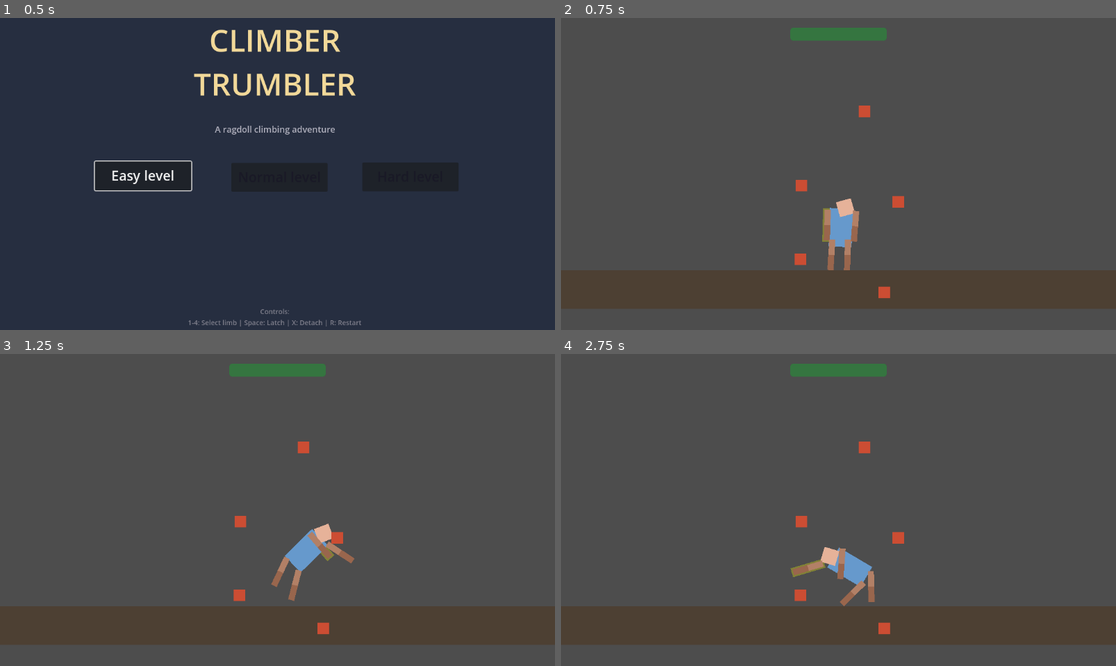
Above: before the commit, frames 1-4 (two rows, left to right).
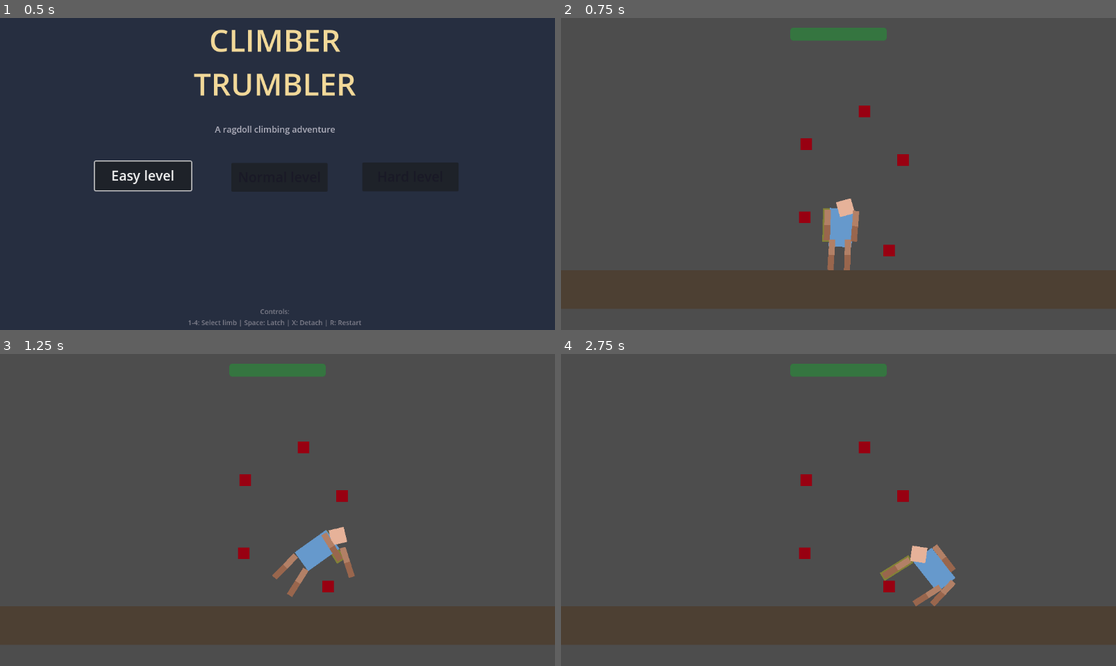
Above: after the commit, the same moments.

Repository: ZagorcicA/climber-trumbler
Game: Godot game, scene res://scenes/ui/StartScreen.tscn
The game is run twice, just before and just after one commit, with the same random seed, the same clock (stepped at 60 frames per second) and the same inputs.
Inputs (mouse positions are in pixels of both pictures, inside the frame that each line leads up to):
- Up to frame 1 (0.5 s): no input
- Up to frame 2 (0.75 s): click "Hard level" at 0.5 s
- Up to frame 3 (1.25 s): no input
- Up to frame 4 (2.75 s): move the mouse to (960, 494) at 1.27 s; tap X (detach_limb) at 1.35 s; move the mouse to (727, 525) at 2.02 s; tap Space (latch_limb) at 2.1 s

Frame 1 is identical in both runs. In frame 2, 0.7% of the frame differs, in the area x 42-63%, y 28-90%; in frame 3, 1.7%; in frame 4, 2.9%, in the area x 41-72%, y 28-90%.

Commit message:
Dodao 3 levela, tri nova gumba, i stamina funkcija, ove fajlove kasnije ce mo moc stavit u jedan, nek zasad bude ovak, nisam jos upoznat sa gdscript pre dobro

Diff:
--- /dev/null
+++ b/scenes/environment/KurciZaDrzanje/HoldEasy.tscn
@@ -0,0 +1,39 @@
+[gd_scene load_steps=4 format=3 uid="uid://uyg2ih5whll2"]
+
+[ext_resource type="Script" uid="uid://boqxnqbffcj1e" path="res://scripts/environment/hold.gd" id="1_hold"]
+
+[sub_resource type="CircleShape2D" id="CircleShape2D_hold"]
+radius = 20.0
+
+[sub_resource type="RectangleShape2D" id="RectangleShape2D_fmkst"]
+size = Vector2(30, 30)
+
+[node name="Hold" type="StaticBody2D" groups=["holds"]]
+collision_layer = 4
+collision_mask = 0
+script = ExtResource("1_hold")
+
+[node name="HoldVisual" type="ColorRect" parent="."]
+offset_left = -15.0
+offset_top = -15.0
+offset_right = 15.0
+offset_bottom = 15.0
+color = Color(0.259113, 0.769583, 0.269687, 1)
+
+[node name="DetectionArea" type="Area2D" parent="." groups=["holds"]]
+collision_layer = 4
+
+[node name="DetectionShape" type="CollisionShape2D" parent="DetectionArea"]
+shape = SubResource("CircleShape2D_hold")
+
+[node name="AttachedIndicator" type="ColorRect" parent="."]
+visible = false
+z_index = -1
+offset_left = -18.0
+offset_top = -18.0
+offset_right = 18.0
+offset_bottom = 18.0
+color = Color(0.2, 1, 0.3, 0.5)
+
+[node name="CollisionShape2D" type="CollisionShape2D" parent="."]
+shape = SubResource("RectangleShape2D_fmkst")
--- a/scenes/environment/Hold.tscn
+++ b/scenes/environment/KurciZaDrzanje/HoldHard.tscn
@@ -12,13 +12,14 @@
 collision_layer = 4
 collision_mask = 0
 script = ExtResource("1_hold")
+hold_difficulty = 2
 
 [node name="HoldVisual" type="ColorRect" parent="."]
 offset_left = -15.0
 offset_top = -15.0
 offset_right = 15.0
 offset_bottom = 15.0
-color = Color(0.8, 0.3, 0.2, 1)
+color = Color(0.597306, 0, 0.0655421, 1)
 
 [node name="DetectionArea" type="Area2D" parent="." groups=["holds"]]
 collision_layer = 4
--- /dev/null
+++ b/scenes/environment/KurciZaDrzanje/HoldMedium.tscn
@@ -0,0 +1,40 @@
+[gd_scene load_steps=4 format=3 uid="uid://cgupp6u3cstlv"]
+
+[ext_resource type="Script" uid="uid://boqxnqbffcj1e" path="res://scripts/environment/hold.gd" id="1_hold"]
+
+[sub_resource type="CircleShape2D" id="CircleShape2D_hold"]
+radius = 20.0
+
+[sub_resource type="RectangleShape2D" id="RectangleShape2D_fmkst"]
+size = Vector2(30, 30)
+
+[node name="Hold" type="StaticBody2D" groups=["holds"]]
+collision_layer = 4
+collision_mask = 0
+script = ExtResource("1_hold")
+hold_difficulty = 1
+
+[node name="HoldVisual" type="ColorRect" parent="."]
+offset_left = -15.0
+offset_top = -15.0
+offset_right = 15.0
+offset_bottom = 15.0
+color = Color(0.284795, 0.297749, 0.878261, 1)
+
+[node name="DetectionArea" type="Area2D" parent="." groups=["holds"]]
+collision_layer = 4
+
+[node name="DetectionShape" type="CollisionShape2D" parent="DetectionArea"]
+shape = SubResource("CircleShape2D_hold")
+
+[node name="AttachedIndicator" type="ColorRect" parent="."]
+visible = false
+z_index = -1
+offset_left = -18.0
+offset_top = -18.0
+offset_right = 18.0
+offset_bottom = 18.0
+color = Color(0.2, 1, 0.3, 0.5)
+
+[node name="CollisionShape2D" type="CollisionShape2D" parent="."]
+shape = SubResource("RectangleShape2D_fmkst")
--- a/scenes/environment/Levels/LevelEasy.tscn
+++ b/scenes/environment/Levels/LevelEasy.tscn
@@ -2,13 +2,13 @@
 
 [ext_resource type="PackedScene" uid="uid://b7y65ousjcsar" path="res://scenes/player/Player.tscn" id="1_player"]
 [ext_resource type="Script" uid="uid://dqaadjvcwu8tv" path="res://scripts/environment/level.gd" id="2_level"]
-[ext_resource type="PackedScene" uid="uid://bmc80vnhuqqrt" path="res://scenes/environment/Hold.tscn" id="3_x4u4f"]
+[ext_resource type="PackedScene" uid="uid://uyg2ih5whll2" path="res://scenes/environment/KurciZaDrzanje/HoldEasy.tscn" id="3_x4u4f"]
 [ext_resource type="PackedScene" uid="uid://bvx8k5n4p2qrs" path="res://scenes/ui/StaminaBar.tscn" id="4_stamina"]
 
 [sub_resource type="RectangleShape2D" id="RectangleShape2D_floor"]
 size = Vector2(2000, 100)
 
-[node name="Level1" type="Node2D"]
+[node name="LevelEasy" type="Node2D"]
 script = ExtResource("2_level")
 
 [node name="Floor" type="StaticBody2D" parent="."]
@@ -37,16 +37,16 @@
 [node name="StaminaBar" parent="UI" instance=ExtResource("4_stamina")]
 
 [node name="Hold1" parent="." instance=ExtResource("3_x4u4f")]
-position = Vector2(695, 607)
+position = Vector2(666, 473)
 
 [node name="Hold2" parent="." instance=ExtResource("3_x4u4f")]
 position = Vector2(477, 521)
 
 [node name="Hold3" parent="." instance=ExtResource("3_x4u4f")]
-position = Vector2(731, 372)
+position = Vector2(630, 308)
 
 [node name="Hold4" parent="." instance=ExtResource("3_x4u4f")]
-position = Vector2(480, 330)
+position = Vector2(386, 256)
 
 [node name="Hold5" parent="." instance=ExtResource("3_x4u4f")]
-position = Vector2(644, 138)
+position = Vector2(535, 101)
--- a/scenes/environment/Levels/LevelHard.tscn
+++ b/scenes/environment/Levels/LevelHard.tscn
@@ -2,13 +2,13 @@
 
 [ext_resource type="PackedScene" uid="uid://b7y65ousjcsar" path="res://scenes/player/Player.tscn" id="1_player"]
 [ext_resource type="Script" uid="uid://dqaadjvcwu8tv" path="res://scripts/environment/level.gd" id="2_level"]
-[ext_resource type="PackedScene" uid="uid://bmc80vnhuqqrt" path="res://scenes/environment/Hold.tscn" id="3_x4u4f"]
+[ext_resource type="PackedScene" uid="uid://bcqjida3vem8i" path="res://scenes/environment/KurciZaDrzanje/HoldHard.tscn" id="3_x4u4f"]
 [ext_resource type="PackedScene" uid="uid://bvx8k5n4p2qrs" path="res://scenes/ui/StaminaBar.tscn" id="4_stamina"]
 
 [sub_resource type="RectangleShape2D" id="RectangleShape2D_floor"]
 size = Vector2(2000, 100)
 
-[node name="Level1" type="Node2D"]
+[node name="LevelHard" type="Node2D"]
 script = ExtResource("2_level")
 
 [node name="Floor" type="StaticBody2D" parent="."]
@@ -37,16 +37,16 @@
 [node name="StaminaBar" parent="UI" instance=ExtResource("4_stamina")]
 
 [node name="Hold1" parent="." instance=ExtResource("3_x4u4f")]
-position = Vector2(695, 607)
+position = Vector2(707, 499)
 
 [node name="Hold2" parent="." instance=ExtResource("3_x4u4f")]
-position = Vector2(477, 521)
+position = Vector2(489, 413)
 
 [node name="Hold3" parent="." instance=ExtResource("3_x4u4f")]
-position = Vector2(731, 372)
+position = Vector2(743, 264)
 
 [node name="Hold4" parent="." instance=ExtResource("3_x4u4f")]
-position = Vector2(480, 330)
+position = Vector2(492, 222)
 
 [node name="Hold5" parent="." instance=ExtResource("3_x4u4f")]
 position = Vector2(644, 138)
--- a/scenes/environment/Levels/LevelMedium.tscn
+++ b/scenes/environment/Levels/LevelMedium.tscn
@@ -2,13 +2,13 @@
 
 [ext_resource type="PackedScene" uid="uid://b7y65ousjcsar" path="res://scenes/player/Player.tscn" id="1_player"]
 [ext_resource type="Script" uid="uid://dqaadjvcwu8tv" path="res://scripts/environment/level.gd" id="2_level"]
-[ext_resource type="PackedScene" uid="uid://bmc80vnhuqqrt" path="res://scenes/environment/Hold.tscn" id="3_x4u4f"]
+[ext_resource type="PackedScene" uid="uid://cgupp6u3cstlv" path="res://scenes/environment/KurciZaDrzanje/HoldMedium.tscn" id="3_x4u4f"]
 [ext_resource type="PackedScene" uid="uid://bvx8k5n4p2qrs" path="res://scenes/ui/StaminaBar.tscn" id="4_stamina"]
 
 [sub_resource type="RectangleShape2D" id="RectangleShape2D_floor"]
 size = Vector2(2000, 100)
 
-[node name="Level1" type="Node2D"]
+[node name="LevelMedium" type="Node2D"]
 script = ExtResource("2_level")
 
 [node name="Floor" type="StaticBody2D" parent="."]
@@ -37,13 +37,13 @@
 [node name="StaminaBar" parent="UI" instance=ExtResource("4_stamina")]
 
 [node name="Hold1" parent="." instance=ExtResource("3_x4u4f")]
-position = Vector2(695, 607)
+position = Vector2(758, 505)
 
 [node name="Hold2" parent="." instance=ExtResource("3_x4u4f")]
 position = Vector2(477, 521)
 
 [node name="Hold3" parent="." instance=ExtResource("3_x4u4f")]
-position = Vector2(731, 372)
+position = Vector2(784, 206)
 
 [node name="Hold4" parent="." instance=ExtResource("3_x4u4f")]
 position = Vector2(480, 330)
--- a/scenes/ui/StartScreen.tscn
+++ b/scenes/ui/StartScreen.tscn
@@ -106,7 +106,3 @@
 text = "Controls:
 1-4: Select limb | Space: Latch | X: Detach | R: Restart"
 horizontal_alignment = 1
-
-[connection signal="pressed" from="PlayButtonEasy" to="." method="_on_play_button_pressed"]
-[connection signal="pressed" from="PlayButtonMedium" to="." method="_on_play_button_pressed"]
-[connection signal="pressed" from="PlayButtonHard" to="." method="_on_play_button_pressed"]
--- a/scripts/environment/hold.gd
+++ b/scripts/environment/hold.gd
@@ -2,6 +2,18 @@
 
 # Climbing hold that limbs can latch onto
 # Provides visual feedback when a limb is attached
+# Hold difficulty affects stamina drain rate when latched
+
+enum HoldDifficulty {EASY, MEDIUM, HARD}
+
+@export var hold_difficulty: HoldDifficulty = HoldDifficulty.EASY
+
+# Drain multipliers per difficulty - harder holds drain stamina faster
+const DIFFICULTY_DRAIN_MULTIPLIER = {
+	HoldDifficulty.EASY: 1.0,
+	HoldDifficulty.MEDIUM: 1.5,
+	HoldDifficulty.HARD: 2.5,
+}
 
 @onready var attached_indicator = $AttachedIndicator
 
@@ -30,3 +42,8 @@
 func get_attach_position() -> Vector2:
 	"""Returns the world position where limbs should attach"""
 	return global_position
+
+func get_drain_multiplier() -> float:
+	"""Returns the stamina drain multiplier for this hold's difficulty"""
+	print("Hold difficulty:", hold_difficulty, "Multiplier:", DIFFICULTY_DRAIN_MULTIPLIER.get(hold_difficulty, 1.0))
+	return DIFFICULTY_DRAIN_MULTIPLIER.get(hold_difficulty, 1.0)
--- a/scripts/managers/stamina_manager.gd
+++ b/scripts/managers/stamina_manager.gd
@@ -39,7 +39,7 @@
 func _ready():
 	print("StaminaManager initialized")
 
-func update_stamina(delta: float, arms_latched: int, legs_latched: int, is_grounded: bool):
+func update_stamina(delta: float, arms_latched: int, legs_latched: int, is_grounded: bool, hold_difficulty_multiplier: float = 1.0):
 	"""
 	Update stamina based on current limb configuration and grounded state.
 	Called every frame by Player.
@@ -49,6 +49,7 @@
 		arms_latched: Number of arms currently attached (0-2)
 		legs_latched: Number of legs currently attached (0-2)
 		is_grounded: Whether player's torso is touching the floor
+		hold_difficulty_multiplier: Average drain multiplier from hold types (easy=1.0, medium=1.5, hard=2.5)
 	"""
 	var total_latched = arms_latched + legs_latched
 
@@ -64,11 +65,11 @@
 		if total_latched > 0:
 			# Latched - check if draining or regenerating based on position
 			if total_latched >= 3:
-				# Resting position - regenerate
+				# Resting position - regenerate (hold difficulty doesn't affect regen)
 				_regenerate_stamina(delta, multiplier)
 			else:
-				# Active climbing - drain
-				_drain_stamina(delta, multiplier)
+				# Active climbing - drain (apply hold difficulty multiplier)
+				_drain_stamina(delta, multiplier * hold_difficulty_multiplier)
 		else:
 			# Free falling - regenerate fast
 			_regenerate_stamina(delta, multiplier)
--- a/scripts/player/player.gd
+++ b/scripts/player/player.gd
@@ -94,8 +94,20 @@
 	Update stamina system based on current limb configuration.
 	Counts which limbs are latched and passes to StaminaManager.
 	"""
-	# Count latched arms (indices 0-1)
+	# Count latched arms (indices 0-1) and gather hold difficulty multipliers
 	var arms_latched = 0
+	var hold_drain_multiplier = 0.0
+	var total_latched = 0
+
+	for limb in limbs:
+		if limb.is_latched:
+			total_latched += 1
+			# Get drain multiplier from the hold this limb is attached to
+			if limb.current_hold and is_instance_valid(limb.current_hold):
+				hold_drain_multiplier += limb.current_hold.get_drain_multiplier()
+			else:
+				hold_drain_multiplier += 1.0  # Default if no valid hold
+
 	if limbs[0].is_latched:  # Left arm
 		arms_latched += 1
 	if limbs[1].is_latched:  # Right arm
@@ -108,8 +120,11 @@
 	if limbs[3].is_latched:  # Right leg
 		legs_latched += 1
 
-	# Update StaminaManager with current configuration and grounded state
-	StaminaManager.update_stamina(delta, arms_latched, legs_latched, is_grounded)
+	# Average hold difficulty multiplier (1.0 if no limbs latched)
+	var avg_hold_multiplier = hold_drain_multiplier / total_latched if total_latched > 0 else 1.0
+
+	# Update StaminaManager with current configuration, grounded state, and hold difficulty
+	StaminaManager.update_stamina(delta, arms_latched, legs_latched, is_grounded, avg_hold_multiplier)
 
 func _on_stamina_depleted():
 	"""
--- a/scripts/ui/start_screen.gd
+++ b/scripts/ui/start_screen.gd
@@ -3,23 +3,33 @@
 # Start screen controller
 # Displays the main menu with title and play button
 
-@onready var play_button = %PlayButtonEasy
+@onready var play_button_easy = %PlayButtonEasy
+@onready var play_button_medium = %PlayButtonMedium
+@onready var play_button_hard = %PlayButtonHard
 
-# Path to the first level
+# Level scene paths
 const LEVEL_EASY_PATH = "res://scenes/environment/levels/LevelEasy.tscn"
-
-# Path to the first level
 const LEVEL_MEDIUM_PATH = "res://scenes/environment/levels/LevelMedium.tscn"
-
-# Path to the first level
 const LEVEL_HARD_PATH = "res://scenes/environment/levels/LevelHard.tscn"
 
-# Initializes the start screen and sets up button focus.
+# Initializes the start screen and sets up button connections.
 func _ready():
-	# Give the play button focus for keyboard/controller navigation
-	play_button.grab_focus()
+	# Connect each button's pressed signal with a bound level argument
+	play_button_easy.pressed.connect(_on_play_button_pressed.bind("easy"))
+	play_button_medium.pressed.connect(_on_play_button_pressed.bind("medium"))
+	play_button_hard.pressed.connect(_on_play_button_pressed.bind("hard"))
+
+	# Give the easy button focus for keyboard/controller navigation
+	play_button_easy.grab_focus()
 
 # Called when the Play button is pressed.
 # Loads the first level scene.
-func _on_play_button_pressed():
-	get_tree().change_scene_to_file(LEVEL_EASY_PATH)
+func _on_play_button_pressed(level: String):
+	print("Play button pressed, loading level: %s" % level)
+	match level:
+		"easy":
+			get_tree().change_scene_to_file(LEVEL_EASY_PATH)
+		"medium":
+			get_tree().change_scene_to_file(LEVEL_MEDIUM_PATH)
+		"hard":
+			get_tree().change_scene_to_file(LEVEL_HARD_PATH)
Not shown: 1 places in scenes/environment/KurciZaDrzanje/HoldHard.tscn that only renumber resources
